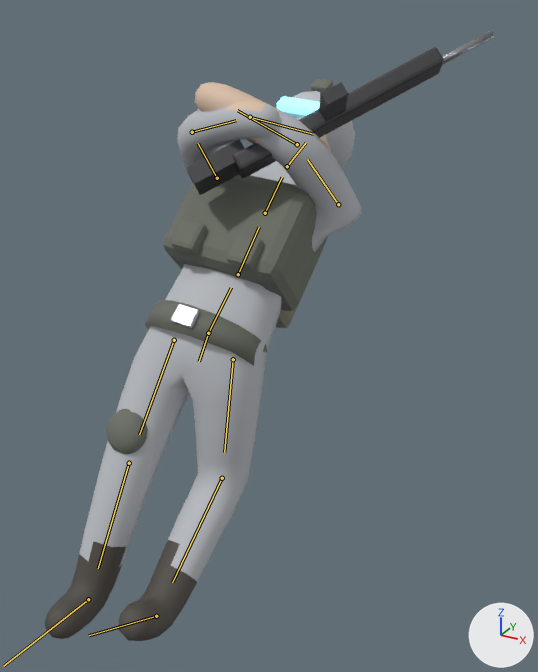
Renders of the glTF model models/units/west_inf.glb from each side of a commit.
Camera for both pictures: a camera (50 mm lens) standing at (1.43, -2.32, 2.28) and looking at (0.16, -0.02, 1.13). The axes (+X, +Y, +Z) are drawn at lower right. The lights are the same throughout. The older version comes first. Both versions are drawn at frame 8 of the action 'Die'; the numbers are the values there. The bones that change, and the others that lie on the model, are drawn over the model as lines.

The first picture shows 'Barrel', 'Belt', 'Body', 'Buckle', 'Helmet', 'KneeR', 'Mag', 'NV', 'Pack', 'Pouch', 'Pouch.001', 'Rifle', 'Stock', 'Vest', 'Visor'.
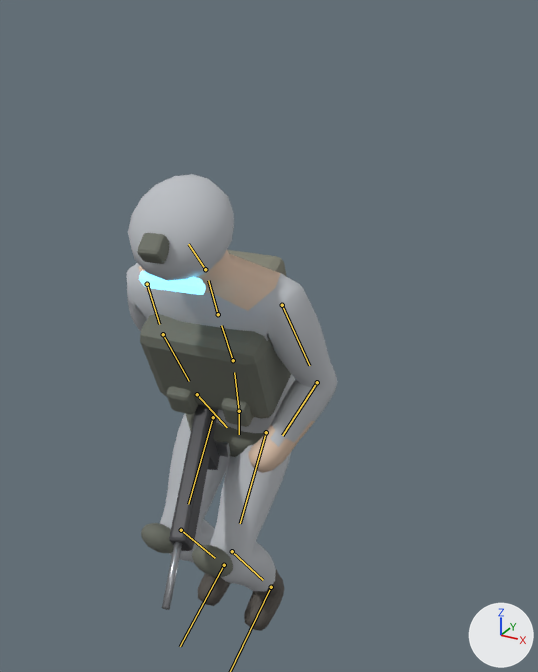
What differs and where, as boxes (x1, y1, x2, y2) in the pictures (538 x 672 px):
```json
{"object": "Body", "change": "posed", "before": [45, 82, 361, 641], "after": [127, 250, 337, 631]}
{"object": "Vest", "change": "posed", "before": [164, 175, 328, 311], "after": [140, 314, 291, 419]}
{"object": "Helmet", "change": "posed", "before": [285, 91, 355, 168], "after": [128, 174, 234, 281]}
{"object": "Rifle", "change": "posed", "before": [233, 47, 444, 178], "after": [169, 405, 218, 551]}
{"object": "Belt", "change": "posed", "before": [145, 300, 267, 365], "after": [185, 413, 265, 457]}
{"object": "KneeR", "change": "posed", "before": [106, 409, 148, 454], "after": [141, 523, 174, 553]}
{"object": "Pouch.001", "change": "posed", "before": [227, 233, 264, 271], "after": [222, 398, 253, 427]}
{"object": "Stock", "change": "posed", "before": [186, 139, 245, 195], "on screen": "not visible afterwards"}
{"object": "Pouch", "change": "posed", "before": [171, 219, 207, 255], "after": [166, 386, 198, 414]}
{"object": "Visor", "change": "posed", "before": [277, 96, 320, 116], "after": [139, 271, 206, 295]}
{"object": "NV", "change": "posed", "before": [311, 79, 333, 93], "after": [137, 233, 169, 264]}
{"object": "Mag", "change": "posed", "before": [319, 82, 348, 121], "after": [207, 439, 220, 470]}
{"object": "KneeL", "change": "posed", "after": [192, 545, 233, 577], "on screen": "not visible before"}
{"object": "Barrel", "change": "posed", "before": [442, 30, 493, 64], "after": [162, 542, 182, 610]}
{"bone": "root", "before": "(208, 333) to (199, 361)", "after": "(239, 411) to (239, 434)"}
{"bone": "spine", "before": "(208, 333) to (231, 287)", "after": "(239, 411) to (234, 372)"}
{"bone": "chest", "before": "(238, 274) to (259, 227)", "after": "(233, 360) to (221, 325)"}
{"bone": "head", "before": "(287, 166) to (306, 142)", "after": "(205, 269) to (188, 244)"}
{"bone": "upperarm.L", "before": "(338, 204) to (307, 159)", "after": "(282, 305) to (309, 365)"}
{"bone": "upperarm.R", "before": "(217, 178) to (198, 143)", "after": "(147, 284) to (159, 324)"}
{"bone": "forearm.R", "before": "(192, 132) to (236, 120)", "after": "(163, 334) to (189, 381)"}
{"bone": "thigh.L", "before": "(233, 359) to (224, 452)", "after": "(266, 432) to (240, 523)"}
{"bone": "shin.L", "before": "(222, 478) to (172, 582)", "after": "(232, 551) to (263, 580)"}
{"bone": "thigh.R", "before": "(174, 340) to (139, 434)", "after": "(213, 417) to (188, 504)"}
{"bone": "shin.R", "before": "(129, 463) to (98, 568)", "after": "(181, 530) to (215, 558)"}
{"bone": "foot.R", "before": "(88, 599) to (3, 666)", "after": "(224, 565) to (180, 646)"}
```

The change, as JSON lines over the scene's bpy script:
```json
{"block": "bone_root", "where": "bone_root = bpy.data.objects['Rig'].pose.bones['root']"}
{"op": "set", "path": "bone_root.location", "old": "(0.0, 0.05, -0.15)", "new": "(0.0, 0.385, 0.012)"}
{"op": "set", "path": "bone_root.rotation_quaternion", "old": "(0.965, -0.259, -0.011, 0.042)", "new": "(1.0, -0.026, -0.002, -0.001)", "note": "degrees (-30, 0, 5) -> degrees (-3, 0, 0)"}
{"block": "bone_spine", "where": "bone_spine = bpy.data.objects['Rig'].pose.bones['spine']  # child of 'root'"}
{"op": "set", "path": "bone_spine.rotation_quaternion", "old": "(0.991, -0.131, 0.0, 0.0)", "new": "(0.988, 0.147, 0.05, -0.005)", "note": "degrees (-15, 0, 0) -> degrees (17, 6, 0)"}
{"block": "bone_chest", "where": "bone_chest = bpy.data.objects['Rig'].pose.bones['chest']  # child of 'spine'"}
{"op": "set", "path": "bone_chest.rotation_quaternion", "old": "(1.0, 0.0, 0.0, 0.0)", "new": "(0.997, 0.083, 0.0, 0.0)", "note": "degrees (0, 0, 0) -> degrees (10, 0, 0)"}
{"block": "bone_head", "where": "bone_head = bpy.data.objects['Rig'].pose.bones['head']  # child of 'neck'"}
{"op": "set", "path": "bone_head.rotation_quaternion", "old": "(0.985, -0.174, 0.0, 0.0)", "new": "(0.987, 0.163, 0.01, 0.001)", "note": "degrees (-20, 0, 0) -> degrees (19, 1, 0)"}
{"block": "bone_upperarm_l", "where": "bone_upperarm_l = bpy.data.objects['Rig'].pose.bones['upperarm.L']  # child of 'chest'"}
{"op": "set", "path": "bone_upperarm_l.rotation_quaternion", "old": "(0.694, -0.583, 0.272, -0.324)", "new": "(0.993, 0.023, 0.108, 0.035)", "note": "degrees (-80, 0, -50) -> degrees (3, 12, 4)"}
{"block": "bone_upperarm_r", "where": "bone_upperarm_r = bpy.data.objects['Rig'].pose.bones['upperarm.R']  # child of 'chest'"}
{"op": "set", "path": "bone_upperarm_r.rotation_quaternion", "old": "(-0.664, 0.664, 0.242, -0.242)", "new": "(0.991, 0.053, -0.127, -0.008)", "note": "degrees (-90, 0, 40) -> degrees (6, -14, -2)"}
{"block": "bone_forearm_r", "where": "bone_forearm_r = bpy.data.objects['Rig'].pose.bones['forearm.R']  # child of 'upperarm.R'"}
{"op": "set", "path": "bone_forearm_r.rotation_quaternion", "old": "(1.0, 0.0, 0.0, 0.0)", "new": "(1.0, -0.007, -0.007, -0.011)", "note": "degrees (0, 0, 0) -> degrees (-1, -1, -1)"}
{"block": "bone_thigh_l", "where": "bone_thigh_l = bpy.data.objects['Rig'].pose.bones['thigh.L']  # child of 'root'"}
{"op": "set", "path": "bone_thigh_l.rotation_quaternion", "old": "(0.976, 0.216, 0.0, 0.0)", "new": "(0.955, -0.298, -0.012, -0.007)", "note": "degrees (25, 0, 0) -> degrees (-35, -2, 0)"}
{"block": "bone_shin_l", "where": "bone_shin_l = bpy.data.objects['Rig'].pose.bones['shin.L']  # child of 'thigh.L'"}
{"op": "set", "path": "bone_shin_l.rotation_quaternion", "old": "(0.906, -0.423, 0.0, 0.0)", "new": "(0.82, 0.573, 0.007, 0.006)", "note": "degrees (-50, 0, 0) -> degrees (70, 0, 1)"}
{"block": "bone_foot_l", "where": "bone_foot_l = bpy.data.objects['Rig'].pose.bones['foot.L']  # child of 'shin.L'"}
{"op": "set", "path": "bone_foot_l.rotation_quaternion", "old": "(1.0, 0.0, 0.0, 0.0)", "new": "(0.966, -0.257, 0.0, 0.0)", "note": "degrees (0, 0, 0) -> degrees (-30, 0, 0)"}
{"block": "bone_thigh_r", "where": "bone_thigh_r = bpy.data.objects['Rig'].pose.bones['thigh.R']  # child of 'root'"}
{"op": "set", "path": "bone_thigh_r.rotation_quaternion", "old": "(1.0, 0.0, 0.0, 0.0)", "new": "(0.972, -0.234, 0.012, 0.005)", "note": "degrees (0, 0, 0) -> degrees (-27, 1, 0)"}
{"block": "bone_shin_r", "where": "bone_shin_r = bpy.data.objects['Rig'].pose.bones['shin.R']  # child of 'thigh.R'"}
{"op": "set", "path": "bone_shin_r.rotation_quaternion", "old": "(1.0, 0.0, 0.0, 0.0)", "new": "(0.853, 0.522, -0.006, -0.006)", "note": "degrees (0, 0, 0) -> degrees (63, 0, -1)"}
{"block": "bone_foot_r", "where": "bone_foot_r = bpy.data.objects['Rig'].pose.bones['foot.R']  # child of 'shin.R'"}
{"op": "set", "path": "bone_foot_r.rotation_quaternion", "old": "(1.0, 0.0, 0.0, 0.0)", "new": "(0.966, -0.257, 0.0, 0.0)", "note": "degrees (0, 0, 0) -> degrees (-30, 0, 0)"}
```
